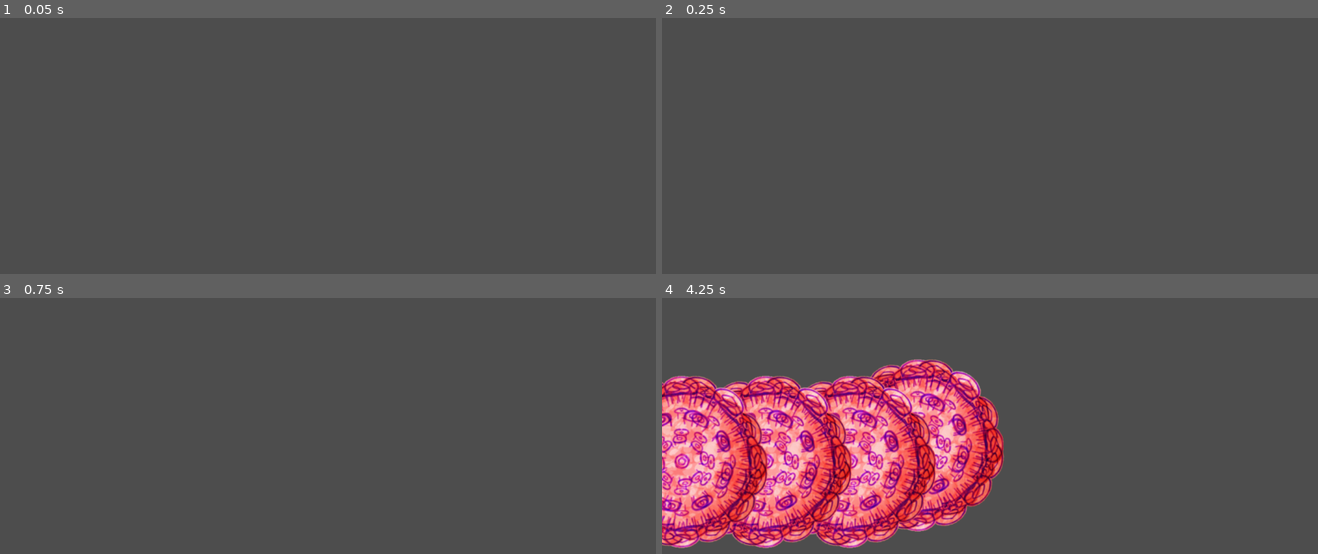
Above: before the commit, frames 1-4 (two rows, left to right).
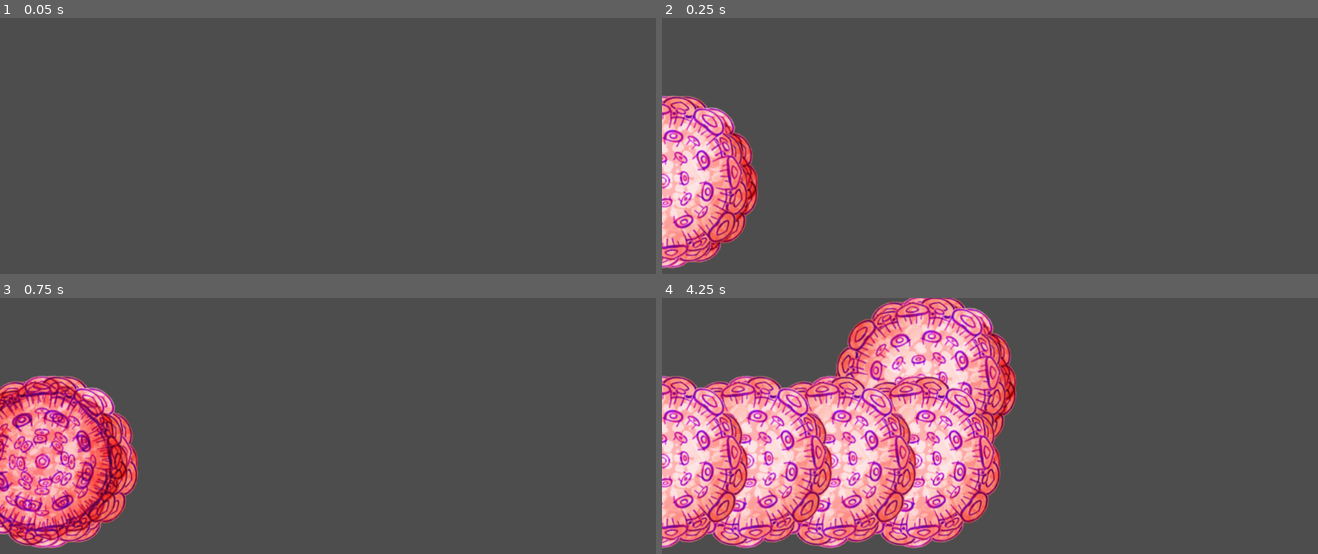
Above: after the commit, the same moments.

Repository: Kryzi/TowerDefense
Game: Godot game, scene res://Scenes/world.tscn
The game is run twice, just before and just after one commit, with the same random seed, the same clock (stepped at 60 frames per second) and the same inputs.
Inputs:
- Up to frame 1 (0.05 s): no input
- Up to frame 2 (0.25 s): no input
- Up to frame 3 (0.75 s): tap Enter (ui_accept) at 0.5 s; hold Right (ui_right) from 0.53 s (still down)
- Up to frame 4 (4.25 s): tap Enter (ui_accept) at 0.77, 1.52, 3.02, 3.77 s; release Right (ui_right) at 2.03 s; hold Left (ui_left) 2.03-2.78 s; hold Right (ui_right) from 2.78 s (still down)

Frame 1 is identical in both runs. In frame 2, 7.8% of the frame differs, in the area x 0-15%, y 30-98%; in frame 3, 12%; in frame 4, 37%, in the area x 0-55%, y 0-98%.
Error before the commit: Invalid access of index '3' on a base object of type: 'Array'. (res://Scripts/Path2D.gd:10)

Commit message:
Wave system

Diff:
--- a/Scenes/world.tscn
+++ b/Scenes/world.tscn
@@ -13,7 +13,3 @@
 [node name="Path2D" type="Path2D" parent="."]
 curve = SubResource("Curve2D_8kyd7")
 script = ExtResource("1_4exjo")
-
-[node name="Virus1Timer" type="Timer" parent="Path2D"]
-
-[connection signal="timeout" from="Path2D/Virus1Timer" to="Path2D" method="_on_virus_1_timer_timeout"]
--- a/Scripts/Path2D.gd
+++ b/Scripts/Path2D.gd
@@ -1,23 +1,23 @@
 extends Path2D
 
 const VIRUS_1 = preload("res://Scenes/virus_1.tscn")
-@onready var virus_1_timer = $Virus1Timer
 
 
 func _ready():
-	virus_1_timer.start()
-
-	wave([1], [9, 2], [0.1] [3.0])
-
-
-func _on_virus_1_timer_timeout():
-	var virus = VIRUS_1.instantiate()
-	add_child(virus)
-
-	virus_1_timer.start()
+	wave([1, 1], [2, 10], [0.1, 1])
 
 
 func wave(enemy : Array, amount : Array, TidMellem : Array):
+	for i in enemy.size():
 
+		for n in amount[i]:
+			await get_tree().create_timer(TidMellem[i]).timeout
 
-	pass
+			var virus
+
+			if enemy[i] == 1:
+				virus = VIRUS_1.instantiate()
+			elif enemy[i] == 2:
+				pass
+
+			call_deferred("add_child", virus)
--- a/project.godot
+++ b/project.godot
@@ -12,7 +12,7 @@
 
 config/name="Tower Defense"
 run/main_scene="res://Scenes/world.tscn"
-config/features=PackedStringArray("4.3", "Forward Plus")
+config/features=PackedStringArray("4.2", "Forward Plus")
 config/icon="res://icon.svg"
 
 [global_group]
Renamed: basic_tower.tscn -> Scenes/basic_tower.tscn
